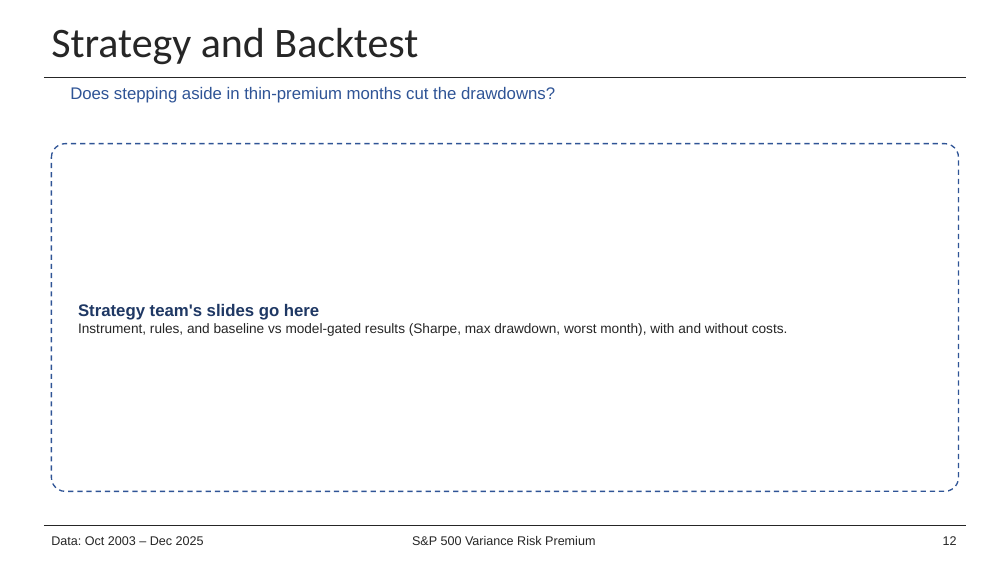
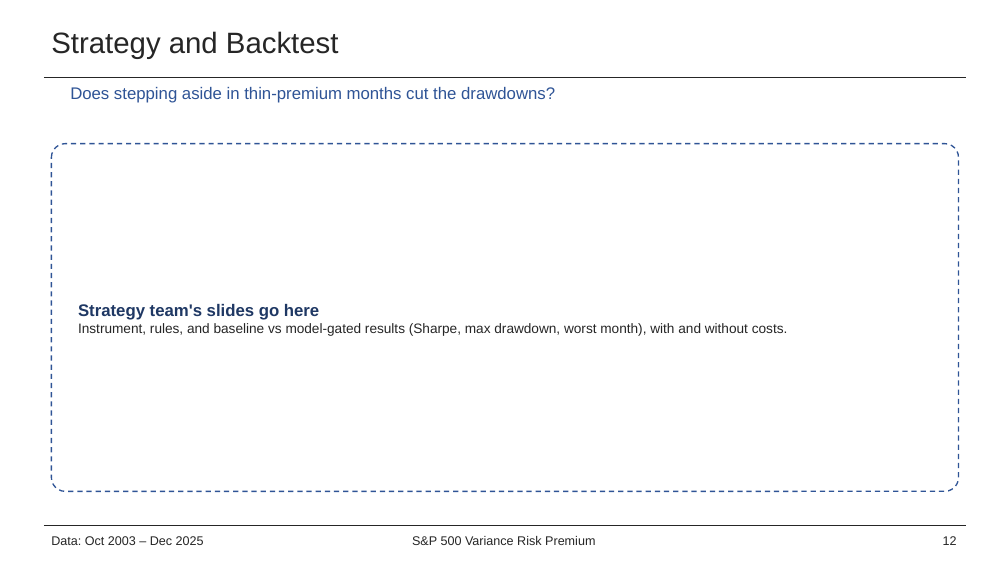
Before and after one commit to alston-yam/project_VIX, a slide deck: slide 12 of deck/VIX_pitch.pptx. Drawn at 1008x567 pixels with LibreOffice and Linux fonts; fonts in the diff are those of the drawing; background and template pictures are left out. Boxes give left, top, right and bottom in pixels: in the first picture for what was removed or moved away, otherwise in the second. Text is boxed around its words. In the diff, an @@ line names an element or a change of style, - is before the commit and + after.

```diff
--- a/deck/VIX_pitch.pptx
+++ b/deck/VIX_pitch.pptx
@@ title "Strategy and Backtest" at bbox=[51, 31, 339, 59]: size 40 to 28 pt, font Calibri to Arial @@
```
Also in this commit, not shown: 16 other slides changed, 1 slide added, 1 slide removed, 7 other files.
